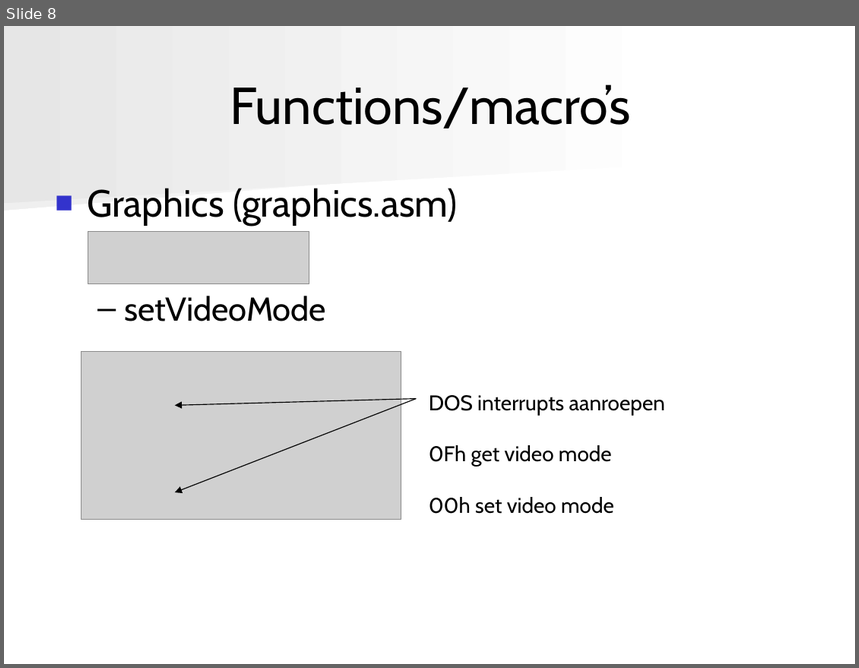
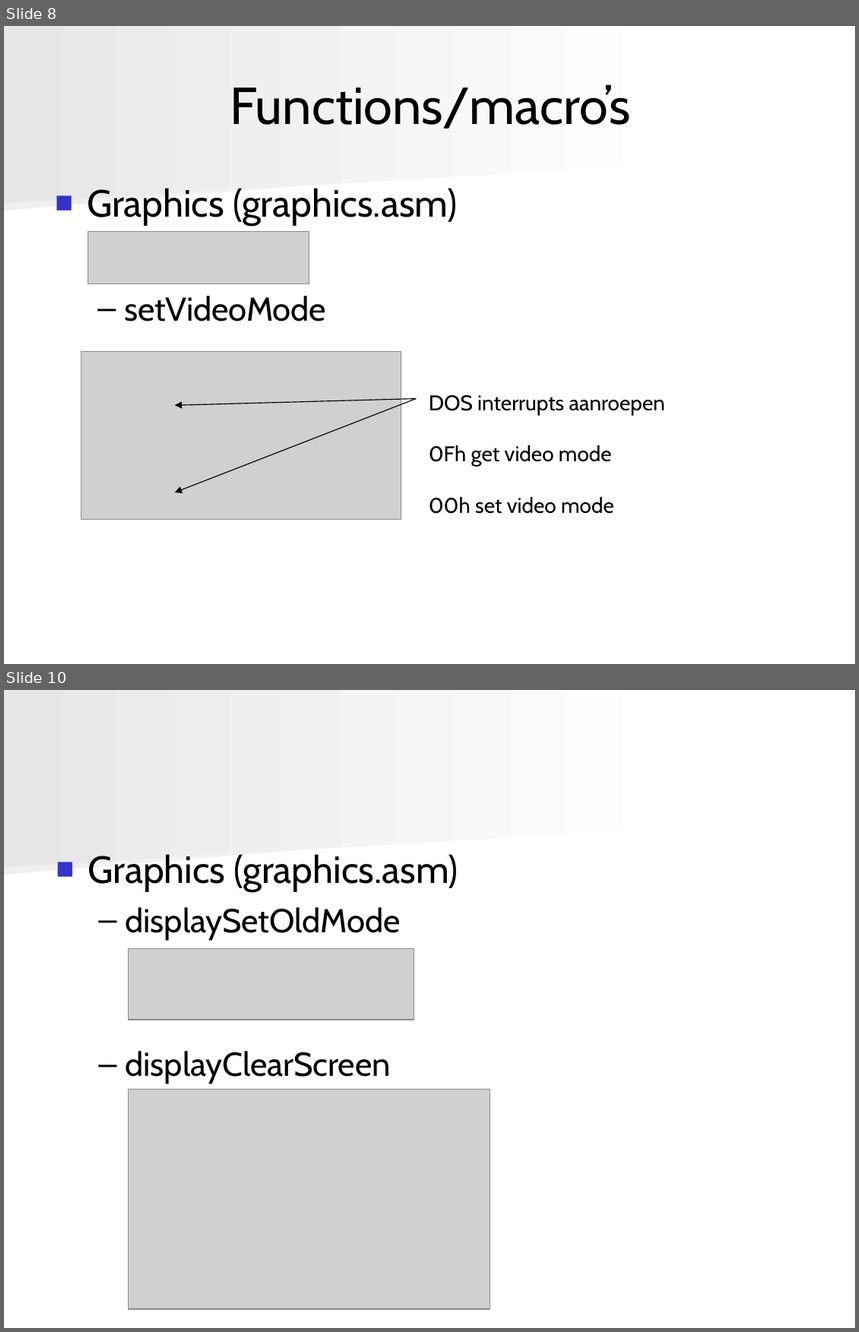
Before and after one commit to angryzor/space_invaders_8086, a slide deck: Presentatie.ppt. Shown one above the other, each under a label of ours: slide 8 before the commit, slides 8 and 10 after it; the slides between them are not shown. The pictures are 859x668 and 859x1332 pixels, drawn with LibreOffice and Linux fonts; fonts in the diff are those of the drawing; grey boxes stand for pictures. Boxes give left, top, right and bottom in pixels: in the first picture for what was removed or moved away, otherwise in the second. Text is boxed around its words. In the diff, an @@ line names an element or a change of style, - is before the commit and + after.

```diff
--- a/Presentatie.ppt
+++ b/Presentatie.ppt
@@ slide 10 added at (x1=4, y1=690, x2=855, y2=1328), background #FFFFFF; not listed: 2 template elements that a slide beside it also shows @@
@@ text added at (x1=88, y1=854, x2=458, y2=1084), 28 pt, text #000000 @@
+■ Graphics (graphics.asm)
+  – displaySetOldMode
+  – displayClearScreen
@@ picture added at (x1=129, y1=948, x2=414, y2=1019) @@
@@ picture added at (x1=129, y1=1089, x2=490, y2=1309) @@
```
Also in this commit, not shown: 4 slides changed, 10 other slides added, 4 slides removed, 1 other file.
